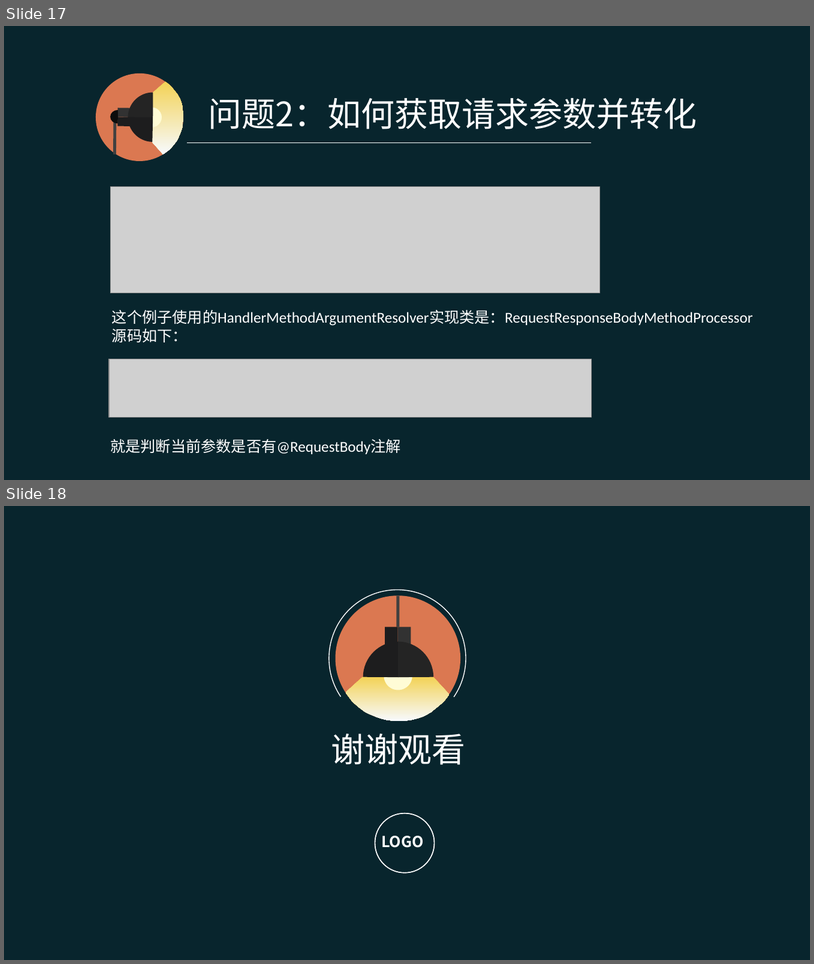
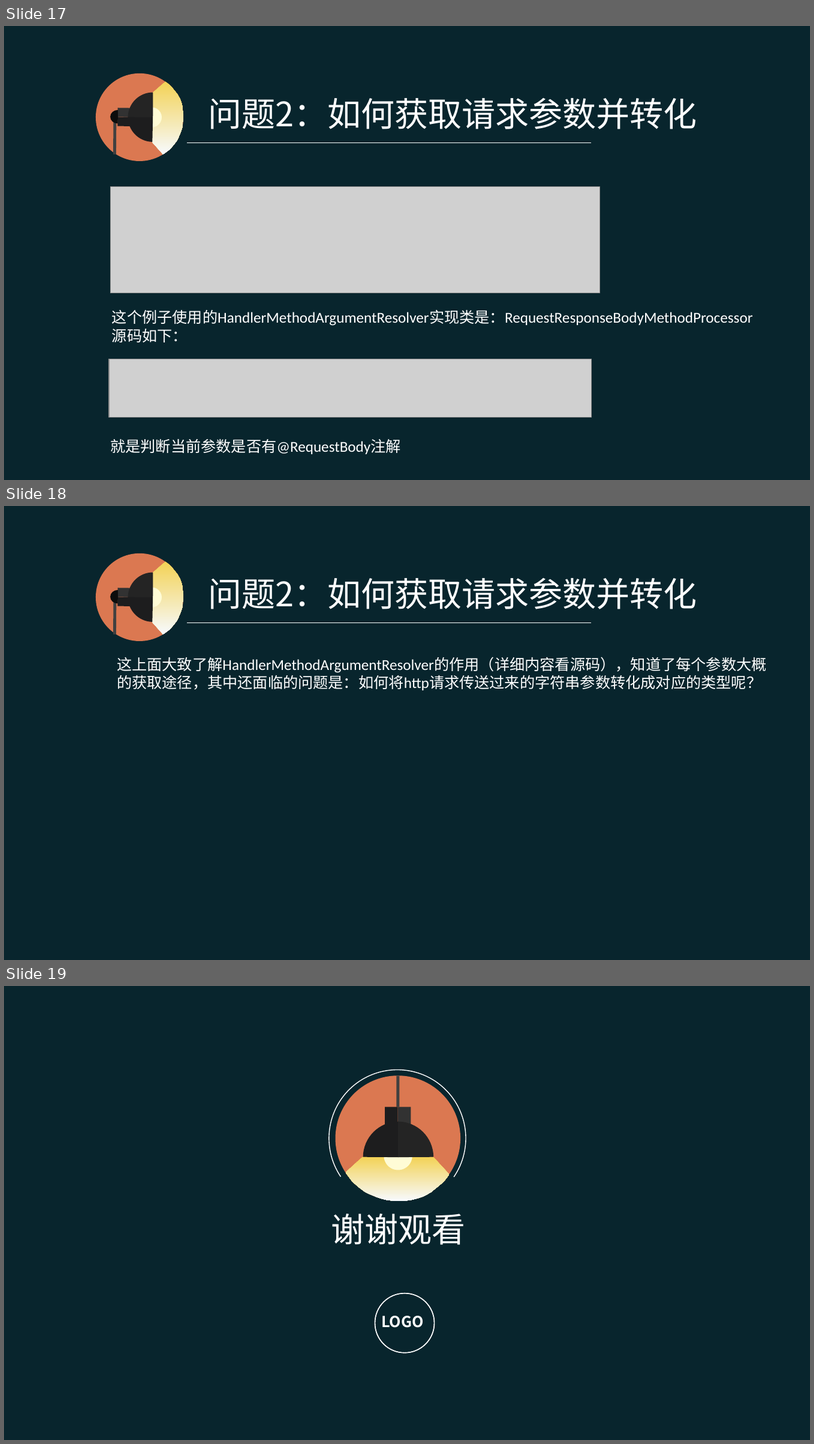
Before and after one commit to pingpangkuangmo/blog, a slide deck: 2015-4/SpringMVC的设计分享.ppt. Shown one above the other, each under a label of ours: slides 17 and 18 before the commit, slides 17, 18 and 19 after it. The pictures are 814x964 and 814x1444 pixels, drawn with LibreOffice and Linux fonts; fonts in the diff are those of the drawing; grey boxes stand for pictures. Boxes give left, top, right and bottom in pixels: in the first picture for what was removed or moved away, otherwise in the second. Text is boxed around its words. In the diff, an @@ line names an element or a change of style, - is before the commit and + after.

Commit message:
SpringMVC PPT 进行中

```diff
--- a/2015-4/SpringMVC的设计分享.ppt
+++ b/2015-4/SpringMVC的设计分享.ppt
@@ slide 18 added at [4, 506, 810, 960], background #08252D @@
@@ group added at [95, 553, 184, 642]: 5 freeform shapes, 2 rectangles, 1 ellipse, 1 line @@
@@ text added at [209, 578, 697, 609], 40 pt, text #FFFFFF @@
+问题2：如何获取请求参数并转化
@@ line added from (187, 622) to (591, 622), #FFFFFF 0.51 pt @@
@@ text added at [117, 657, 767, 690], 18 pt, text #FFFFFF @@
+这上面大致了解HandlerMethodArgumentResolver的作用（详细内容看源码），知道了每个参数大概的获取途径，其中还面临的问题是：如何将http请求传送过来的字符串参数转化成对应的类型呢？
@@ what was slide 18 is now slide 19 @@
```
